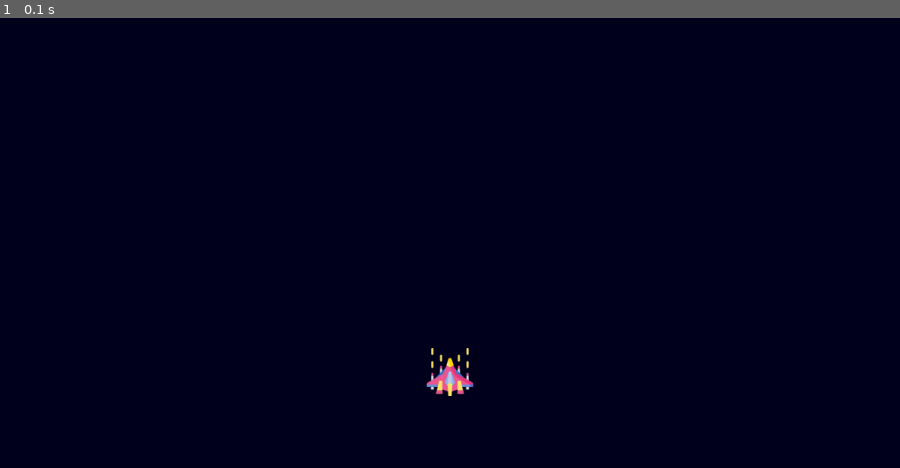
Above: before the commit, frame 1.
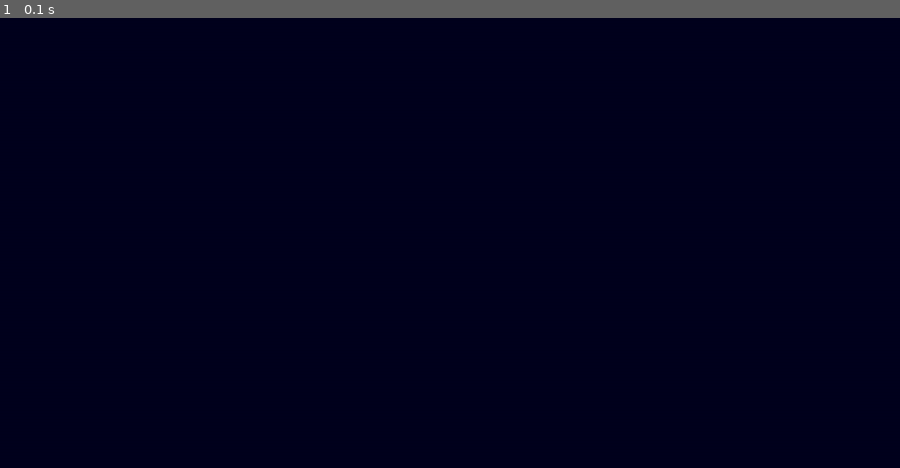
Above: after the commit, the same moment.

Repository: G-Eva89/SpaceInvaderPygameProject
Game: pygame game, started from main.py
Same seed, same stepped clock (60 frames per second), same inputs: the game is played once before the commit and once after it.
Inputs:
- Up to frame 1 (0.1 s): no input

The runs differ from the first frame. In frame 1, 0.3% of the frame differs, in the area x 47-53%, y 73-84%.

Commit message:
Background

Diff:
--- a/main.py
+++ b/main.py
@@ -9,19 +9,8 @@
 
 #adding a title and an icon to the screen
 pygame.display.set_caption("Space Invaders")
-gameicon = pygame.image.load("spaceship2.png")
+gameicon = pygame.image.load("spacetravel.png")
 pygame.display.set_icon(gameicon)
-
-#adding player to the game
-playericon = pygame.image.load("spaceship.png")
-
-#initial coordinates to the position of player
-playerX = 568   #1200/2 - 64/2; 64 is the pixel size of playericon
-playerY = 440
-
-def player(x,y):
-    #draws the image of player at the given coordinates
-    screen.blit(playericon, (x,y))
 
 running = True
 while running:
@@ -36,8 +25,5 @@
             running = False
 
 
-
-    player(playerX,playerY)
-
     #update the screen to reflect the changes made in this while loop
     pygame.display.update()
Binary file added: spacetravel.png
